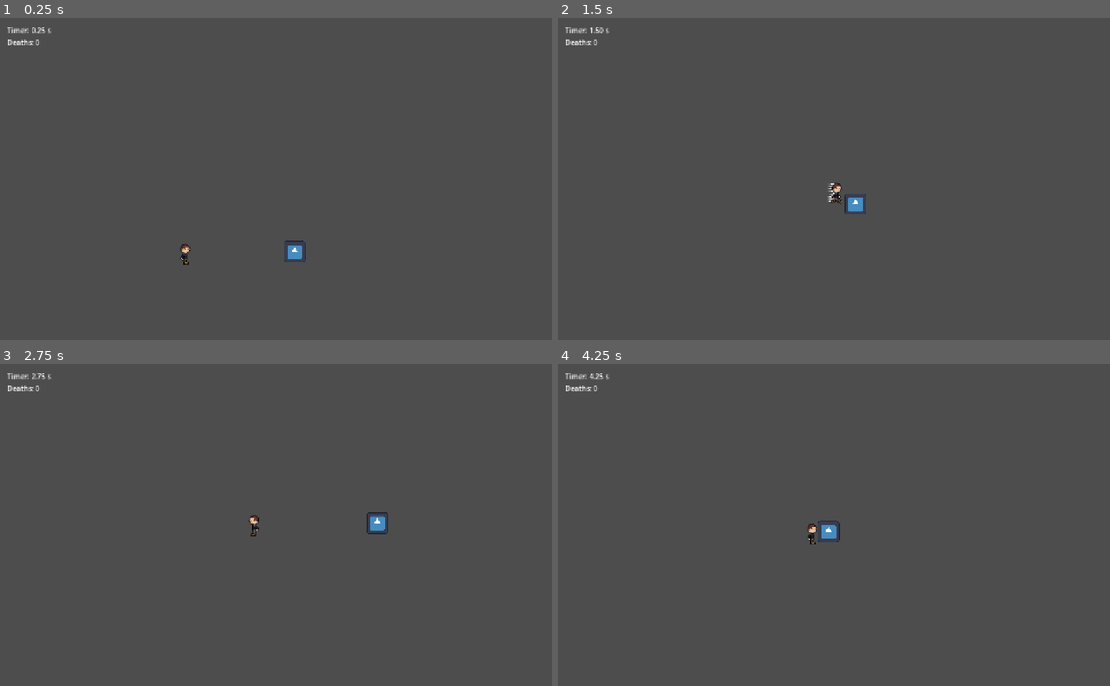
Above: before the commit, frames 1-4 (two rows, left to right).
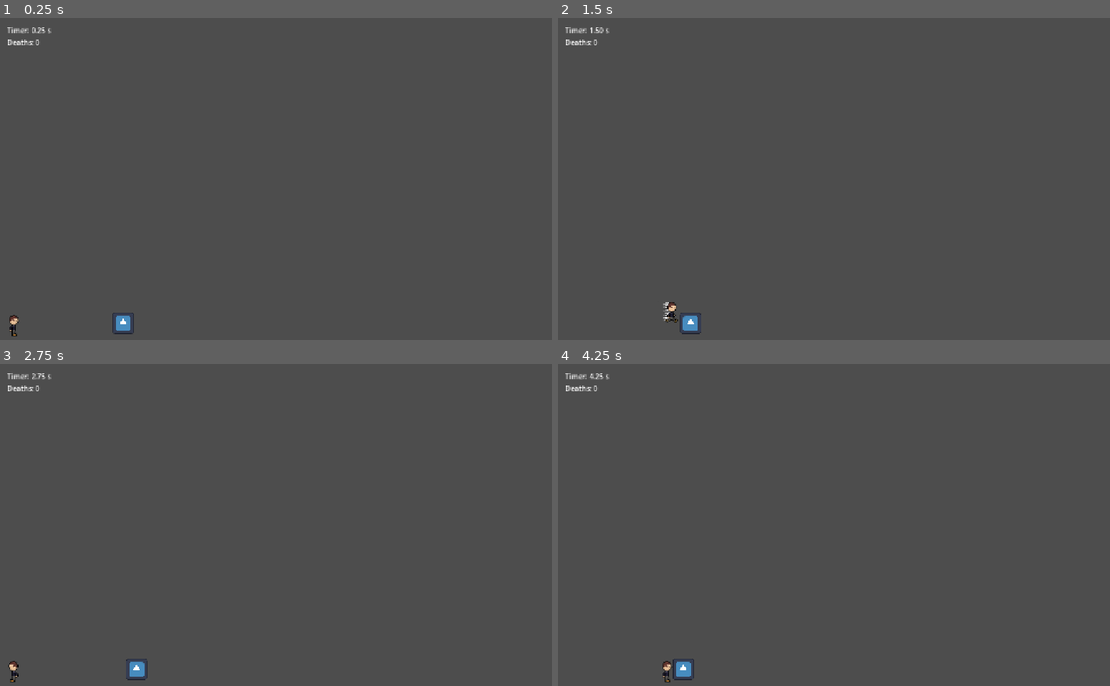
Above: after the commit, the same moments.

Repository: Maxington20/celeste-clone
Game: Godot game, scene res://scenes/levels/level_01.tscn
Same seed, same stepped clock (60 frames per second), same inputs: the game is played once before the commit and once after it. The project has no main scene, so this scene is started directly. The engine's default icon, where the game draws it, is replaced by a stand-in: a white triangle on a blue panel in a dark square.
Inputs:
- Up to frame 1 (0.25 s): no input
- Up to frame 2 (1.5 s): hold D (move_right) from 0.53 s (still down); tap Shift (dash) at 0.6, 1.35 s; tap Space (jump) at 0.77 s
- Up to frame 3 (2.75 s): tap Space (jump) at 1.52 s; release D (move_right) at 2.03 s; hold A (move_left) from 2.03 s (still down); tap Shift (dash) at 2.1 s
- Up to frame 4 (4.25 s): release A (move_left) at 2.78 s; hold D (move_right) from 2.78 s (still down); tap Shift (dash) at 2.85, 3.6 s; tap Space (jump) at 3.02, 3.77 s

The runs differ from the first frame. In frame 1, 0.4% of the frame differs, in the area x 1-56%, y 69-99%; in frame 2, 0.5%, in the area x 19-56%, y 51-99%; in frame 3, 0.5%; in frame 4, 0.5%.

Commit message:
more changes to camera.

Diff:
--- a/scenes/levels/camera_controller.gd
+++ b/scenes/levels/camera_controller.gd
@@ -1,6 +1,7 @@
 extends Camera2D
 
-const LOOK_AHEAD_DISTANCE := 150
+const LOOK_AHEAD_DISTANCE_X := 150
+const LOOK_AHEAD_DISTANCE_Y := 200
 const LOOK_AHEAD_SPEED := 300
 
 var target: Node2D
@@ -20,13 +21,13 @@
 
 		look_ahead_x = move_toward(
 			look_ahead_x,
-			movement_x * LOOK_AHEAD_DISTANCE,
+			movement_x * LOOK_AHEAD_DISTANCE_X,
 			LOOK_AHEAD_SPEED * _delta
 		)
 
 		look_ahead_y = move_toward(
 			look_ahead_y,
-			movement_y * LOOK_AHEAD_DISTANCE,
+			movement_y * LOOK_AHEAD_DISTANCE_Y,
 			LOOK_AHEAD_SPEED * _delta
 		)
 
--- a/scenes/levels/level.gd
+++ b/scenes/levels/level.gd
@@ -7,13 +7,21 @@
 @onready var player: CharacterBody2D = $Player
 @onready var death_count_label: Label = $HUD/MarginContainer/VBoxContainer/DeathLabel
 @onready var time_label: Label = $HUD/MarginContainer/VBoxContainer/TimeLabel
+@onready var camera: Camera2D = $Camera2D
+@onready var camera_bounds: ReferenceRect = $CameraBounds
 
 var replay_elapsed_time := 0.0
 var is_replay_active := false
 
 
 func _ready() -> void:
-	$Camera2D.set_target(player)
+
+	camera.limit_left = int(camera_bounds.position.x)
+	camera.limit_right = int(camera_bounds.position.x + camera_bounds.size.x)
+	camera.limit_top = int(camera_bounds.position.y)
+	camera.limit_bottom = int(camera_bounds.position.y + camera_bounds.size.y)
+
+	camera.set_target(player)
 	RunHistory.start_run()
 	var record := GameProgress.get_level_record(level_id)
 
@@ -70,7 +78,7 @@
 		$Ghosts.add_child(ghost)
 		ghost.setup(RunHistory.successful_run, true)
 		ghost.replay_finished.connect(_on_successful_replay_finished)
-		$Camera2D.set_target(ghost)
+		camera.set_target(ghost)
 
 
 
--- a/scenes/levels/level.tscn
+++ b/scenes/levels/level.tscn
@@ -12,6 +12,12 @@
 zoom = Vector2(0.75, 0.75)
 position_smoothing_enabled = true
 script = ExtResource("2_xb4v1")
+
+[node name="CameraBounds" type="ReferenceRect" parent="." unique_id=2122270818]
+offset_left = -1088.0
+offset_top = -640.0
+offset_right = 1278.0
+offset_bottom = 717.0
 
 [node name="Player" parent="." unique_id=114236942 instance=ExtResource("2_urvlt")]
 position = Vector2(-1019, 559)
--- a/scenes/levels/level_01.tscn
+++ b/scenes/levels/level_01.tscn
@@ -16,7 +16,14 @@
 level_id = 1
 
 [node name="Camera2D" parent="." index="0" unique_id=603920288]
+position = Vector2(-222, 126)
 drag_vertical_enabled = true
+
+[node name="CameraBounds" parent="." index="1" unique_id=2122270818]
+offset_left = -1060.0
+offset_top = -444.0
+offset_right = 662.0
+offset_bottom = 604.0
 
 [node name="Ground3" type="StaticBody2D" parent="Geometry" parent_id_path=PackedInt32Array(982877691) index="0" unique_id=1757211027]
 position = Vector2(-766, 596)
